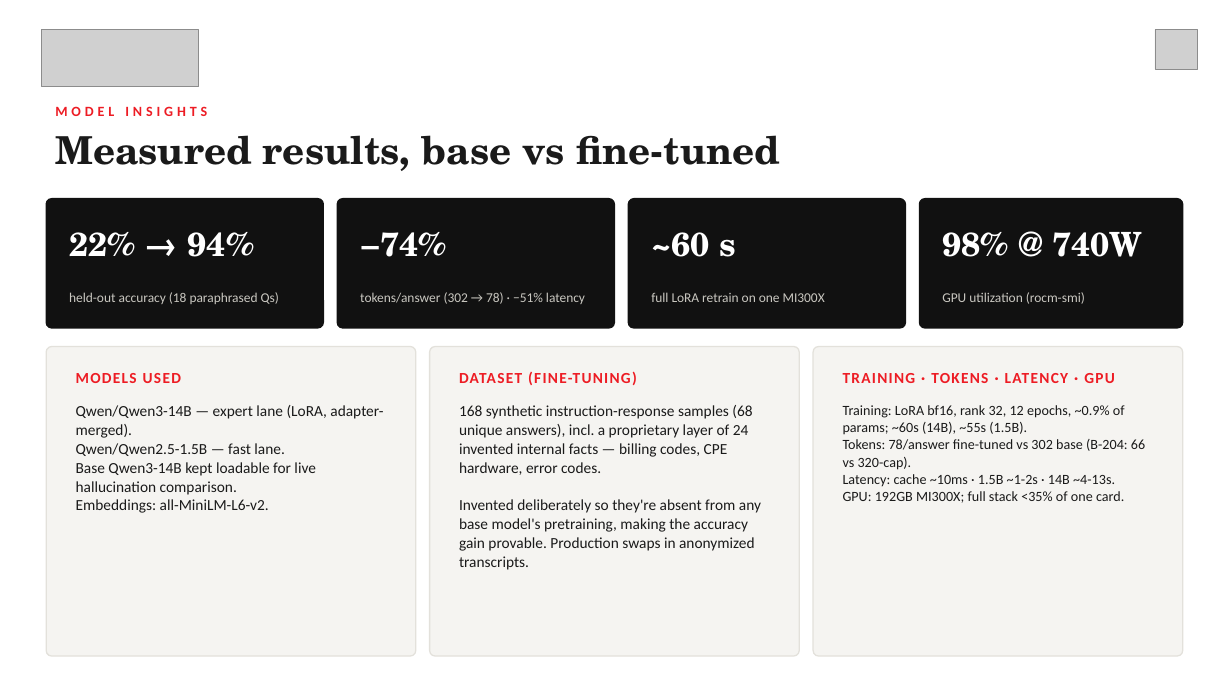
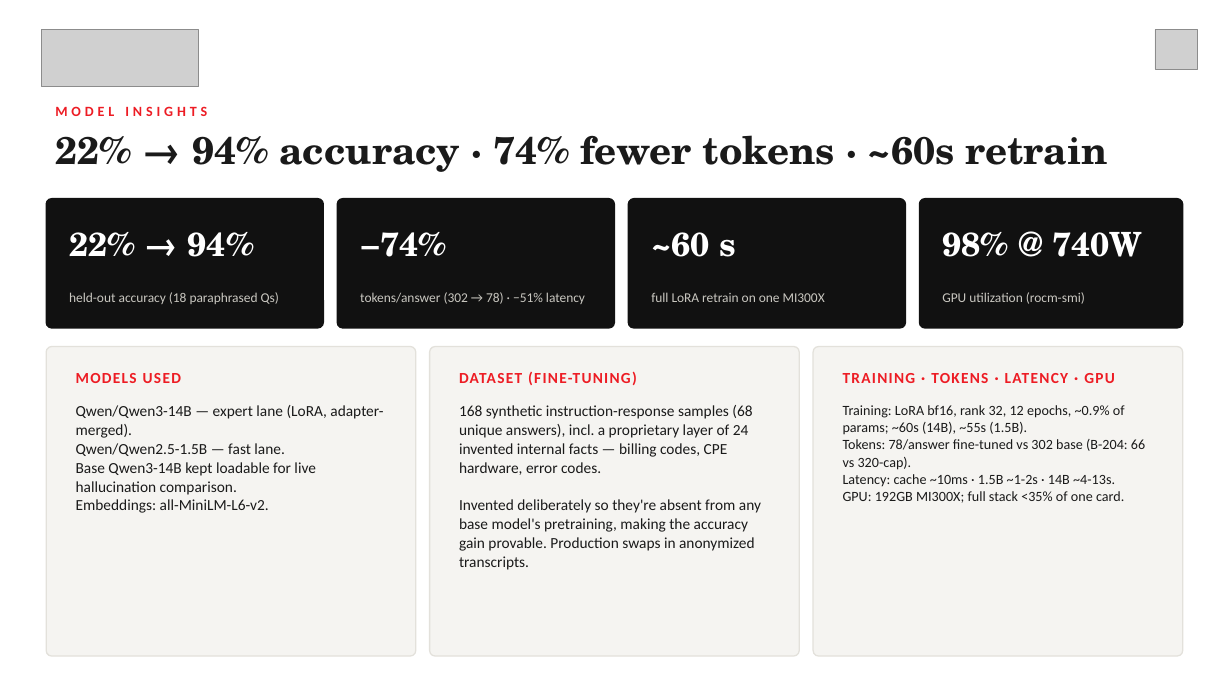
Before and after one commit to Prash8830/amd, a slide deck: slide 5 of submission/TCS_AMD_AI_Hackathon_Submission_TruthLine.pptx. Drawn at 1232x693 pixels with LibreOffice and Linux fonts; fonts in the diff are those of the drawing; grey boxes stand for pictures. Boxes give left, top, right and bottom in pixels: in the first picture for what was removed or moved away, otherwise in the second. Text is boxed around its words. In the diff, an @@ line names an element or a change of style, - is before the commit and + after.

```diff
--- a/submission/TCS_AMD_AI_Hackathon_Submission_TruthLine.pptx
+++ b/submission/TCS_AMD_AI_Hackathon_Submission_TruthLine.pptx
@@ text at [55,135,1108,172]: text changed @@
-Measured results, base vs fine-tuned
+22% → 94% accuracy · 74% fewer tokens · ~60s retrain
```
Also in this commit, not shown: 4 other slides changed, 1 other file.
